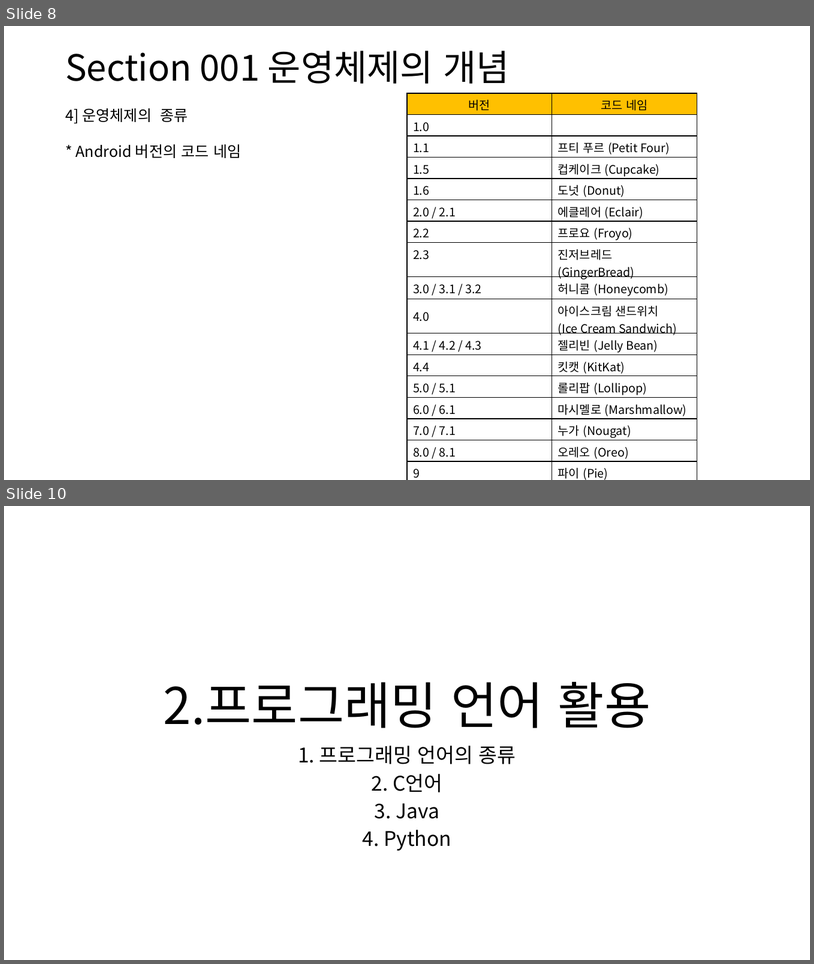
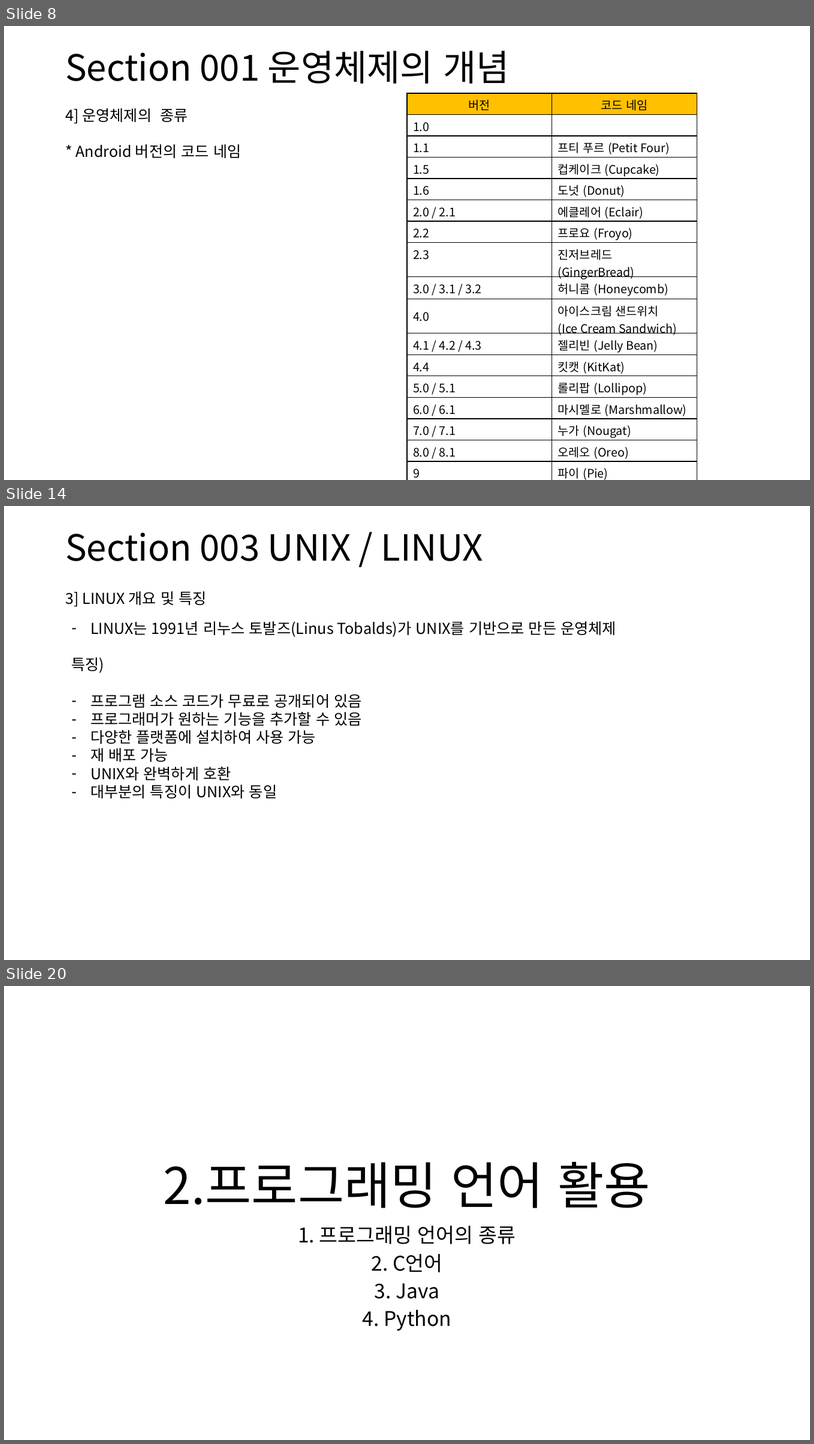
Before and after one commit to DreamSH-J/Certification, a slide deck: 실기 정리/정보처리 기능사 실기.pptx. Shown one above the other, each under a label of ours: slides 8 and 10 before the commit, slides 8, 14 and 20 after it; the slides between them are not shown. The pictures are 814x964 and 814x1444 pixels, drawn with LibreOffice and Linux fonts; fonts in the diff are those of the drawing. Boxes give left, top, right and bottom in pixels: in the first picture for what was removed or moved away, otherwise in the second. Text is boxed around its words. In the diff, an @@ line names an element or a change of style, - is before the commit and + after.

```diff
--- a/실기 정리/정보처리 기능사 실기.pptx
+++ b/실기 정리/정보처리 기능사 실기.pptx
@@ slide 14 added at [4,506,810,960], background #FFFFFF @@
@@ text added at [65,532,484,561], 42.9 pt, text #000000 @@
+Section 003 UNIX / LINUX
@@ text added at [65,591,206,607], 18 pt, text #000000 @@
+3] LINUX 개요 및 특징
@@ text added at [72,621,617,798], 18 pt, text #000000 @@
+– LINUX는 1991년 리누스 토발즈(Linus Tobalds)가 UNIX를 기반으로 만든 운영체제
+특징)
+– 프로그램 소스 코드가 무료로 공개되어 있음
+– 프로그래머가 원하는 기능을 추가할 수 있음
+– 다양한 플랫폼에 설치하여 사용 가능
+– 재 배포 가능
+– UNIX와 완벽하게 호환
+– 대부분의 특징이 UNIX와 동일
@@ what was slide 10 is now slide 20 @@
```
Also in this commit, not shown: 2 slides changed, 9 other slides added.
